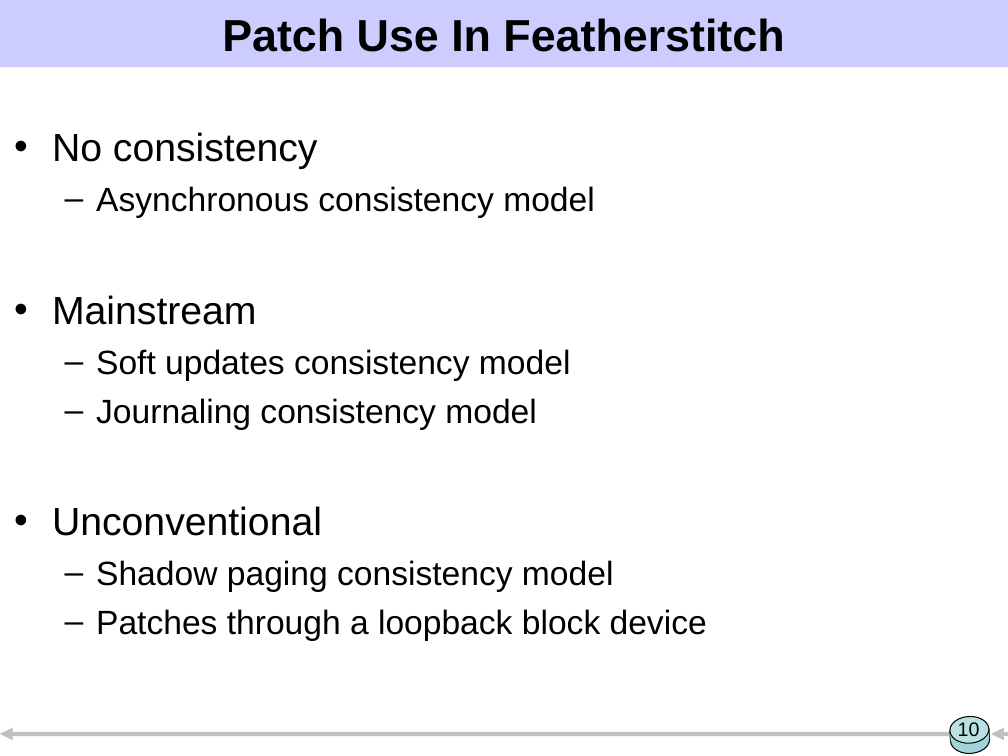
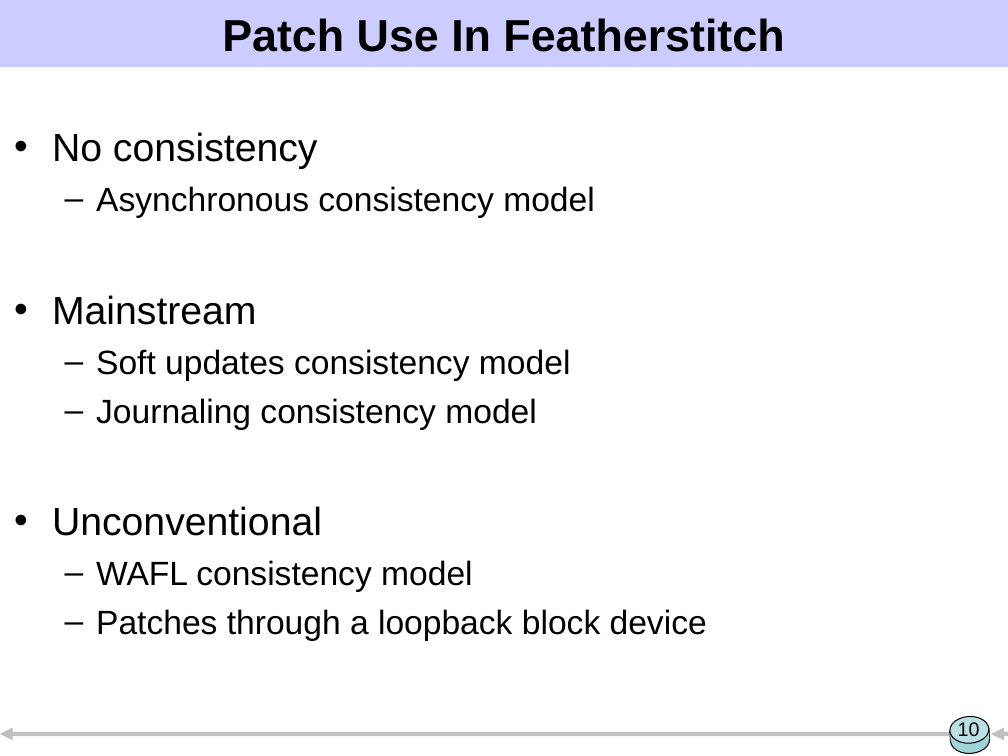
Before and after one commit to ucla-readable/fstitch-doc, a slide deck: slide 10 of sosp/pres.ppt. Drawn at 1008x756 pixels with LibreOffice and Linux fonts; fonts in the diff are those of the drawing. Boxes give left, top, right and bottom in pixels: in the first picture for what was removed or moved away, otherwise in the second. Text is boxed around its words. In the diff, an @@ line names an element or a change of style, - is before the commit and + after.

```diff
--- a/sosp/pres.ppt
+++ b/sosp/pres.ppt
@@ text at (96, 560, 472, 592): text changed @@
-  – Shadow paging consistency model
+  – WAFL consistency model
```
Also in this commit, not shown: 15 other slides changed, 2 slides added, 1 slide removed.
